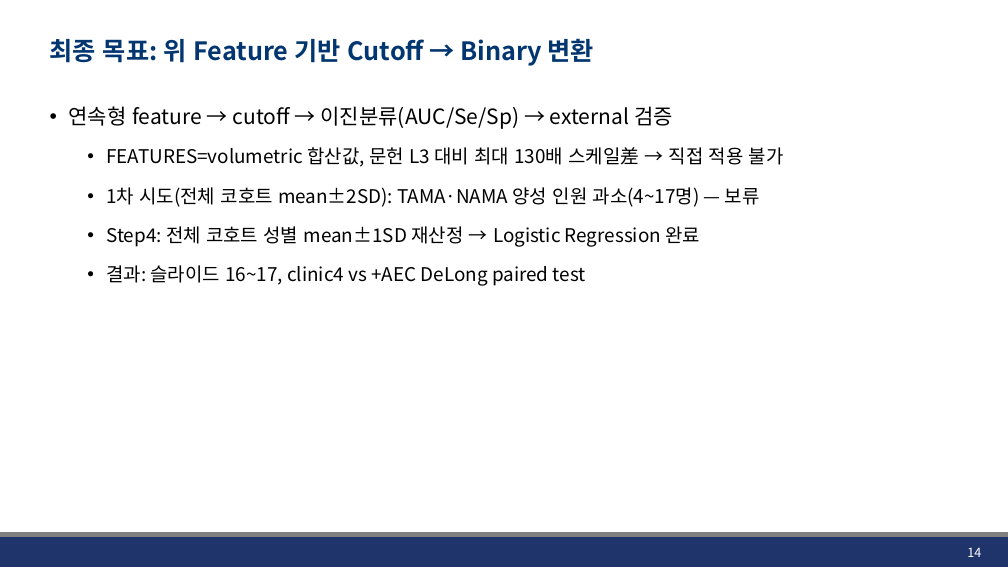
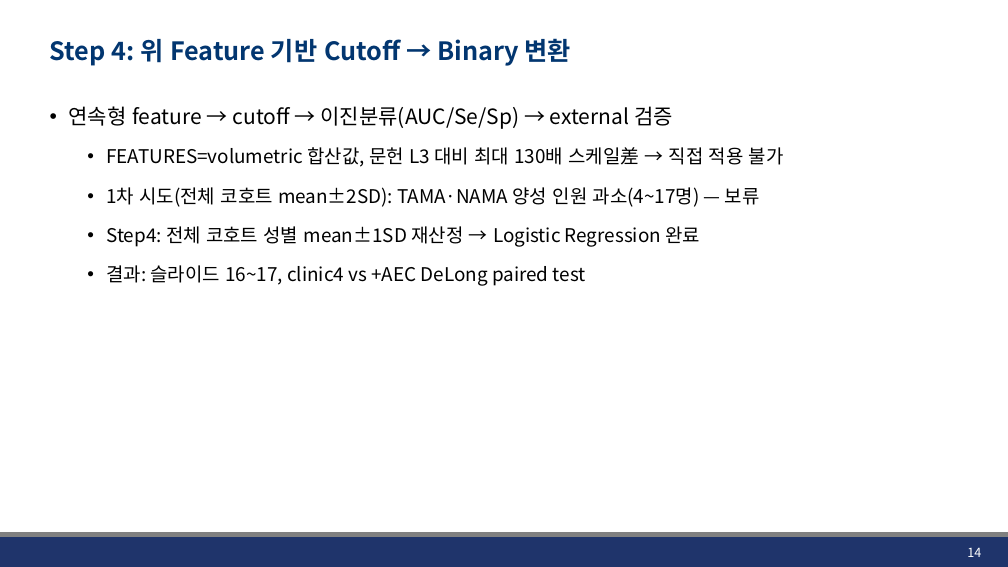
Before and after one commit to JHWannabe/Clinical_Study, a slide deck: slide 14 of docs/260807_Results of multiple Features.pptx. Drawn at 1008x567 pixels with LibreOffice and Linux fonts; fonts in the diff are those of the drawing; background and template pictures are left out. Boxes give left, top, right and bottom in pixels: in the first picture for what was removed or moved away, otherwise in the second. Text is boxed around its words. In the diff, an @@ line names an element or a change of style, - is before the commit and + after.

Commit message:
연구미팅 전 최종 수정

```diff
--- a/docs/260807_Results of multiple Features.pptx
+++ b/docs/260807_Results of multiple Features.pptx
@@ title at <box>50,38,571,66</box>: text changed @@
-최종 목표: 위 Feature 기반 Cutoff → Binary 변환
+Step 4: 위 Feature 기반 Cutoff → Binary 변환
```
Also in this commit, not shown: 10 other slides changed, 1 slide added, 1 slide removed, 29 other files.
